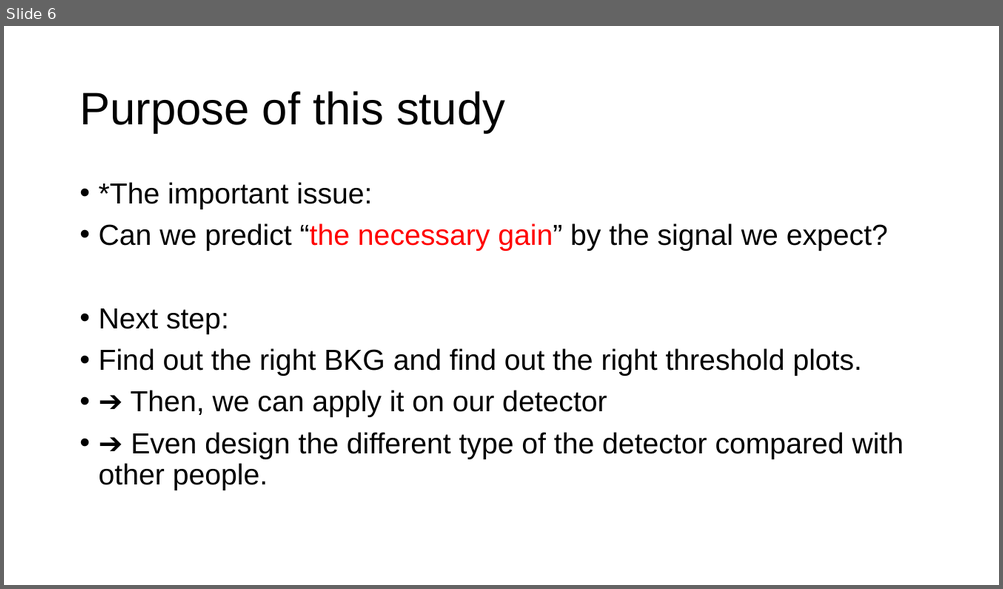
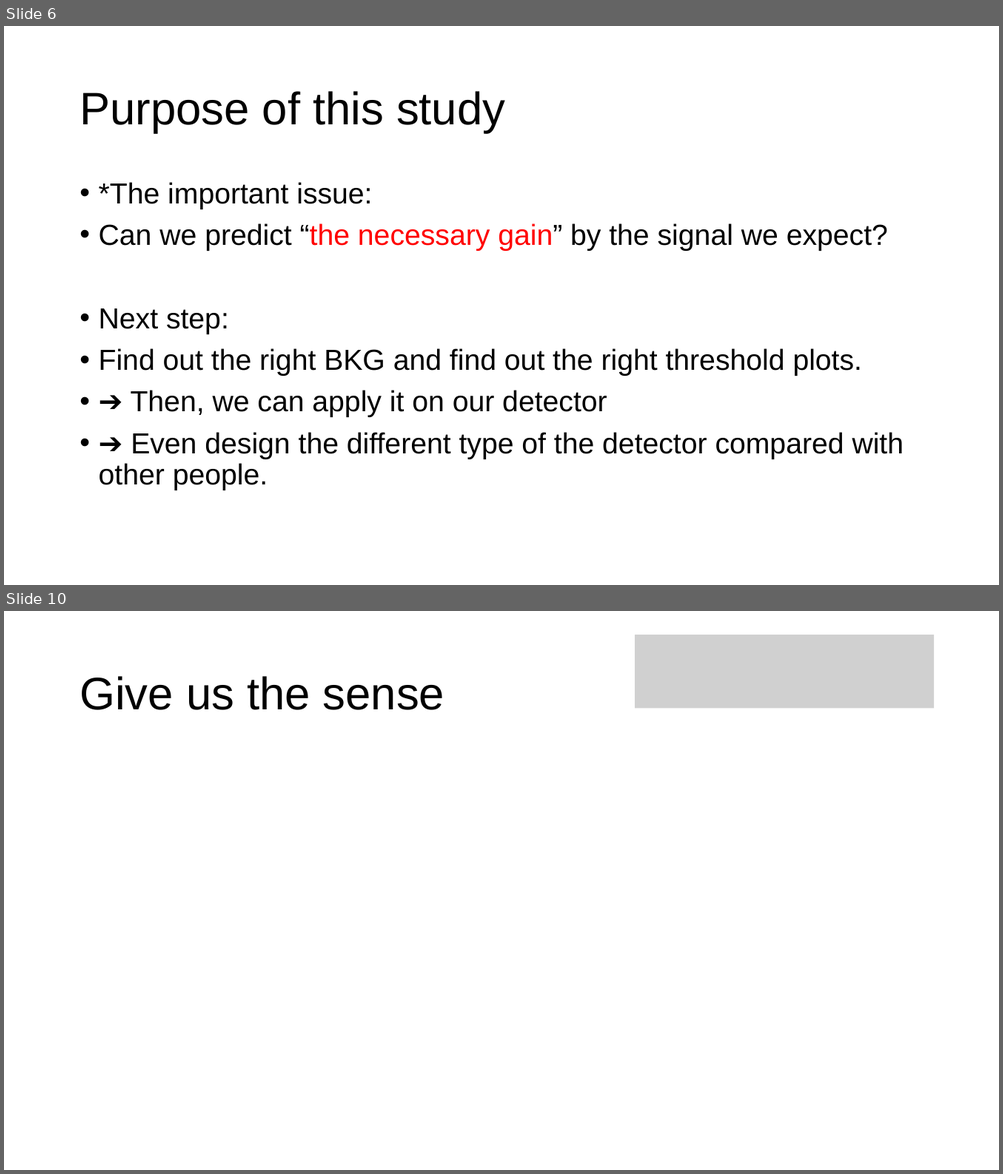
Before and after one commit to chihyeh/IoPAS_GeIA, a slide deck: Report/Signal_threshold_prediction.pptx. Shown one above the other, each under a label of ours: slide 6 before the commit, slides 6 and 10 after it; the slides between them are not shown. The pictures are 1003x589 and 1003x1174 pixels, drawn with LibreOffice and Linux fonts; fonts in the diff are those of the drawing; grey boxes stand for pictures. Boxes give left, top, right and bottom in pixels: in the first picture for what was removed or moved away, otherwise in the second. Text is boxed around its words. In the diff, an @@ line names an element or a change of style, - is before the commit and + after.

```diff
--- a/Report/Signal_threshold_prediction.pptx
+++ b/Report/Signal_threshold_prediction.pptx
@@ slide 10 added at [4, 611, 999, 1170], background #FFFFFF @@
@@ picture added at [634, 635, 933, 709] @@
@@ title added at [79, 676, 444, 710], 44 pt, text #000000 @@
+Give us the sense
```
Also in this commit, not shown: 8 other slides added, 7 other files.
